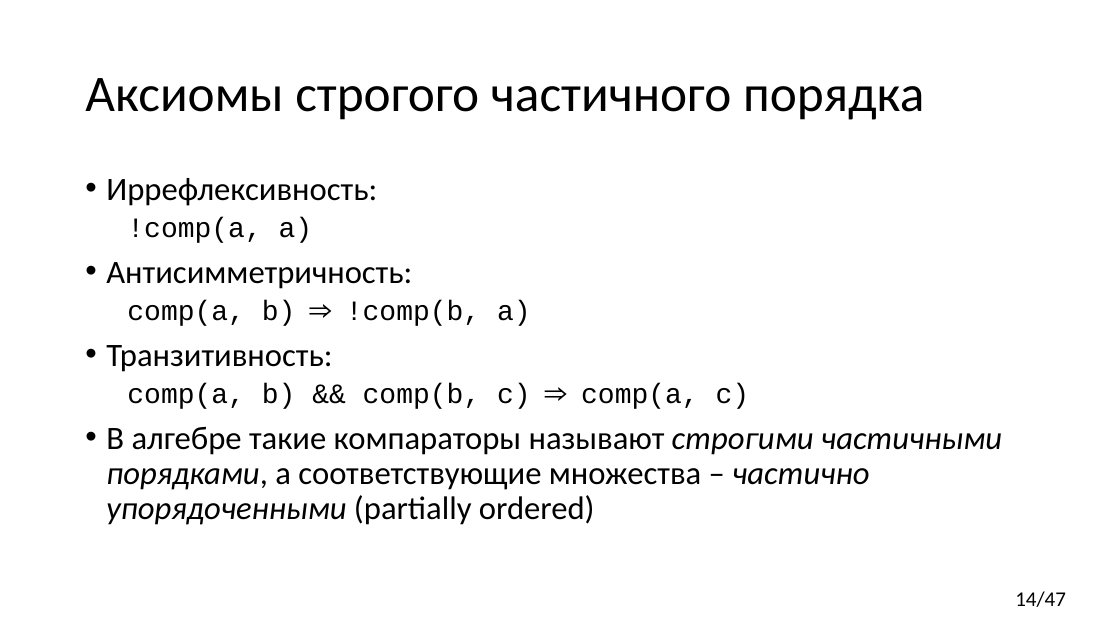
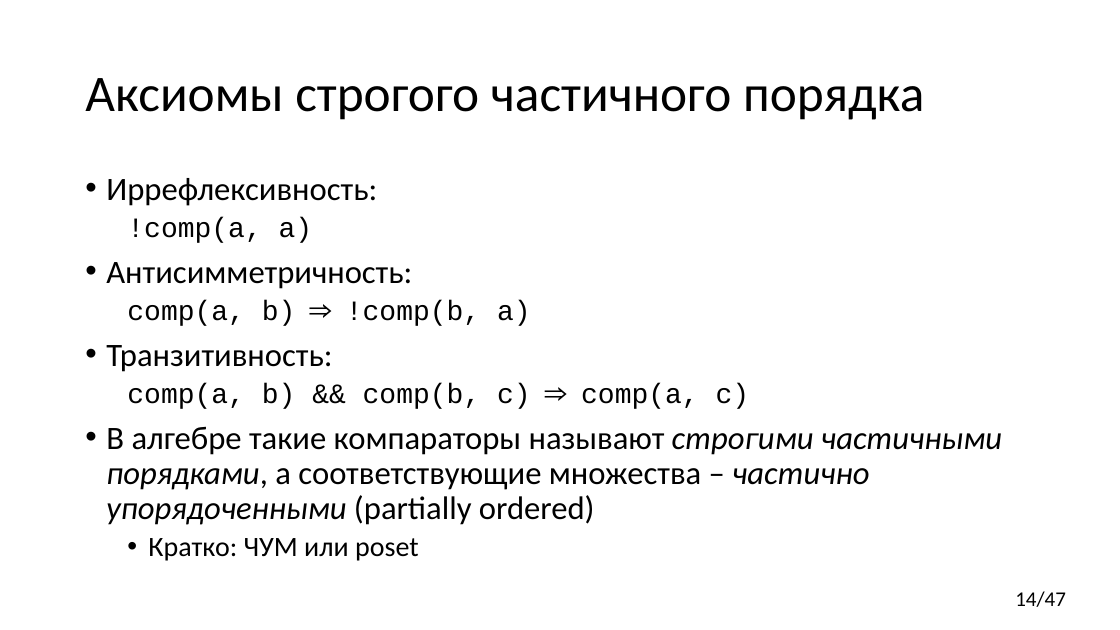
Before and after one commit to yugr/CppRussia, a slide deck: slide 14 of 2023/RU.pptx. Drawn at 1120x630 pixels with LibreOffice and Linux fonts; fonts in the diff are those of the drawing. Boxes give left, top, right and bottom in pixels: in the first picture for what was removed or moved away, otherwise in the second. Text is boxed around its words. In the diff, an @@ line names an element or a change of style, - is before the commit and + after.

```diff
--- a/2023/RU.pptx
+++ b/2023/RU.pptx
@@ text at box(148, 538, 419, 561): paragraph added @@
+  • Кратко: ЧУМ или poset
```
Also in this commit, not shown: 8 other slides changed, 2 slides added.
